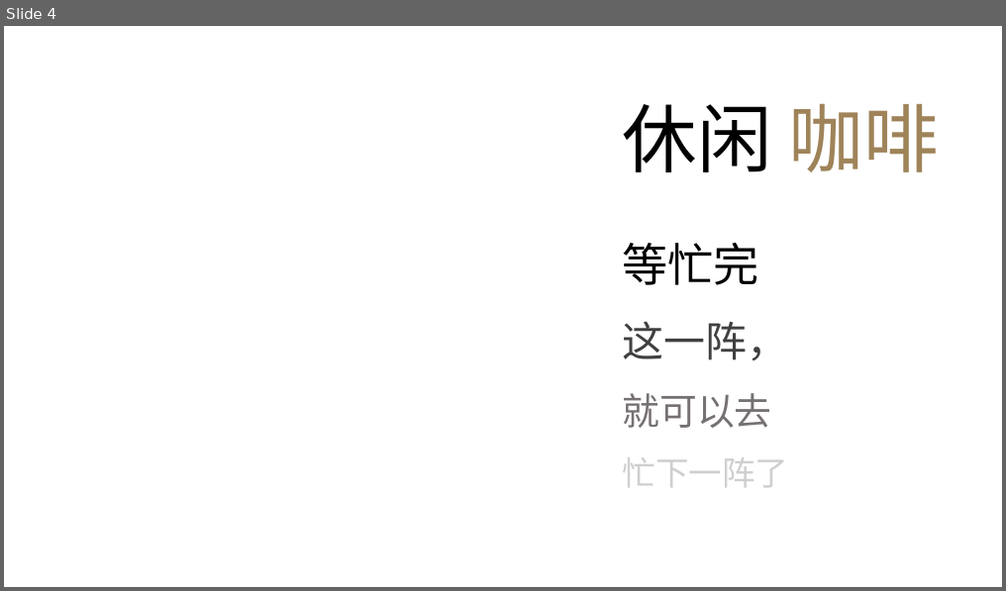
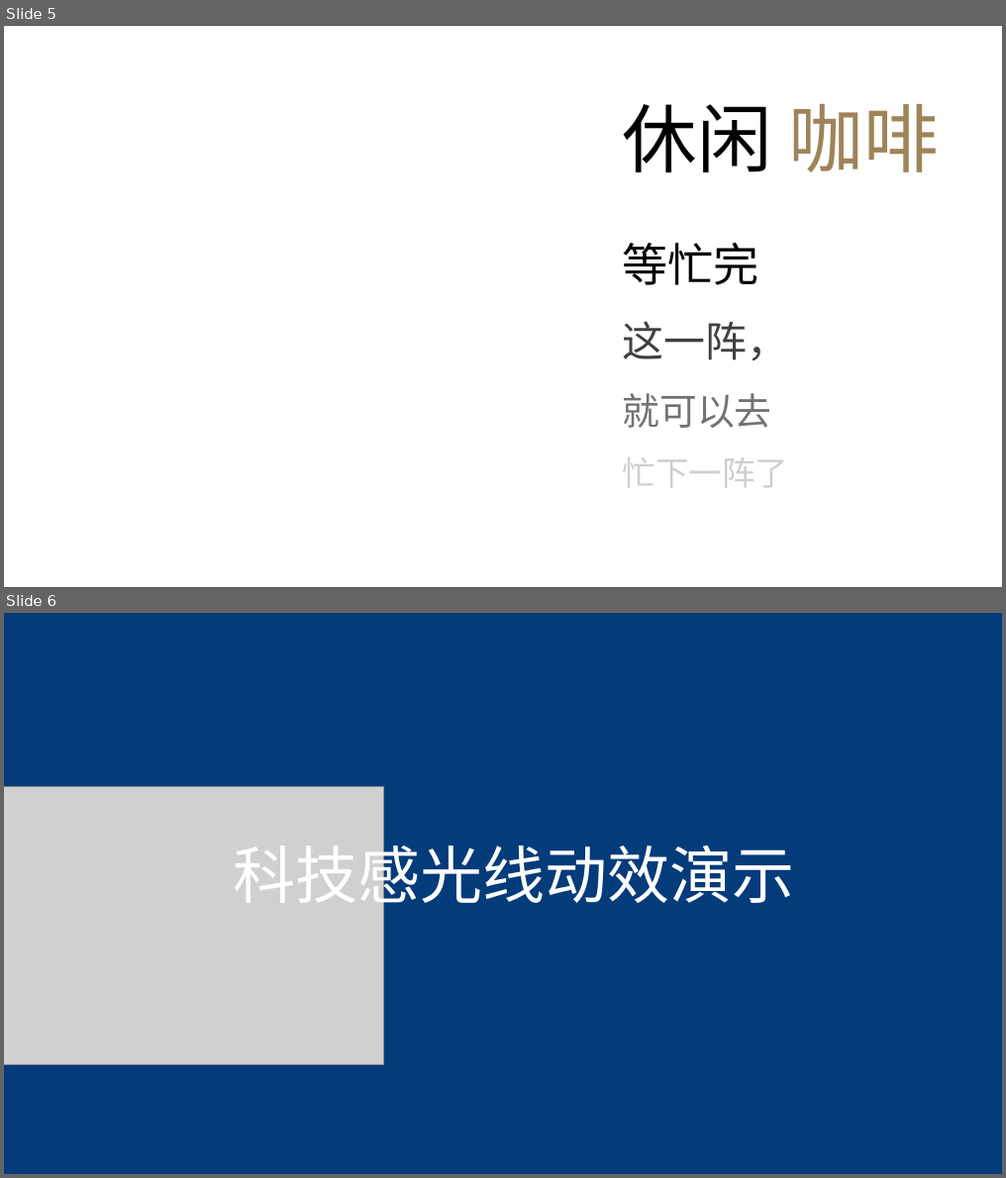
Before and after one commit to natee/awesome-ppt, a slide deck: templates/awesome-ppt-template.pptx. Shown one above the other, each under a label of ours: slide 4 before the commit, slides 5 and 6 after it. The pictures are 1006x591 and 1006x1178 pixels, drawn with LibreOffice and Linux fonts; fonts in the diff are those of the drawing; grey boxes stand for pictures; background and template pictures are left out. Boxes give left, top, right and bottom in pixels: in the first picture for what was removed or moved away, otherwise in the second. Text is boxed around its words. In the diff, an @@ line names an element or a change of style, - is before the commit and + after.

Commit message:
科技感光线动效

```diff
--- a/templates/awesome-ppt-template.pptx
+++ b/templates/awesome-ppt-template.pptx
@@ slide 6 added at (4,613,1002,1174), background #033B7B @@
@@ picture added at (4,787,383,1065) @@
@@ text added at (233,835,794,913), 60 pt, text #FFFFFF @@
+科技感光线动效演示
@@ what was slide 4 is now slide 5 @@
```
Also in this commit, not shown: 1 slide changed, 2 other slides added, 38 other files.
